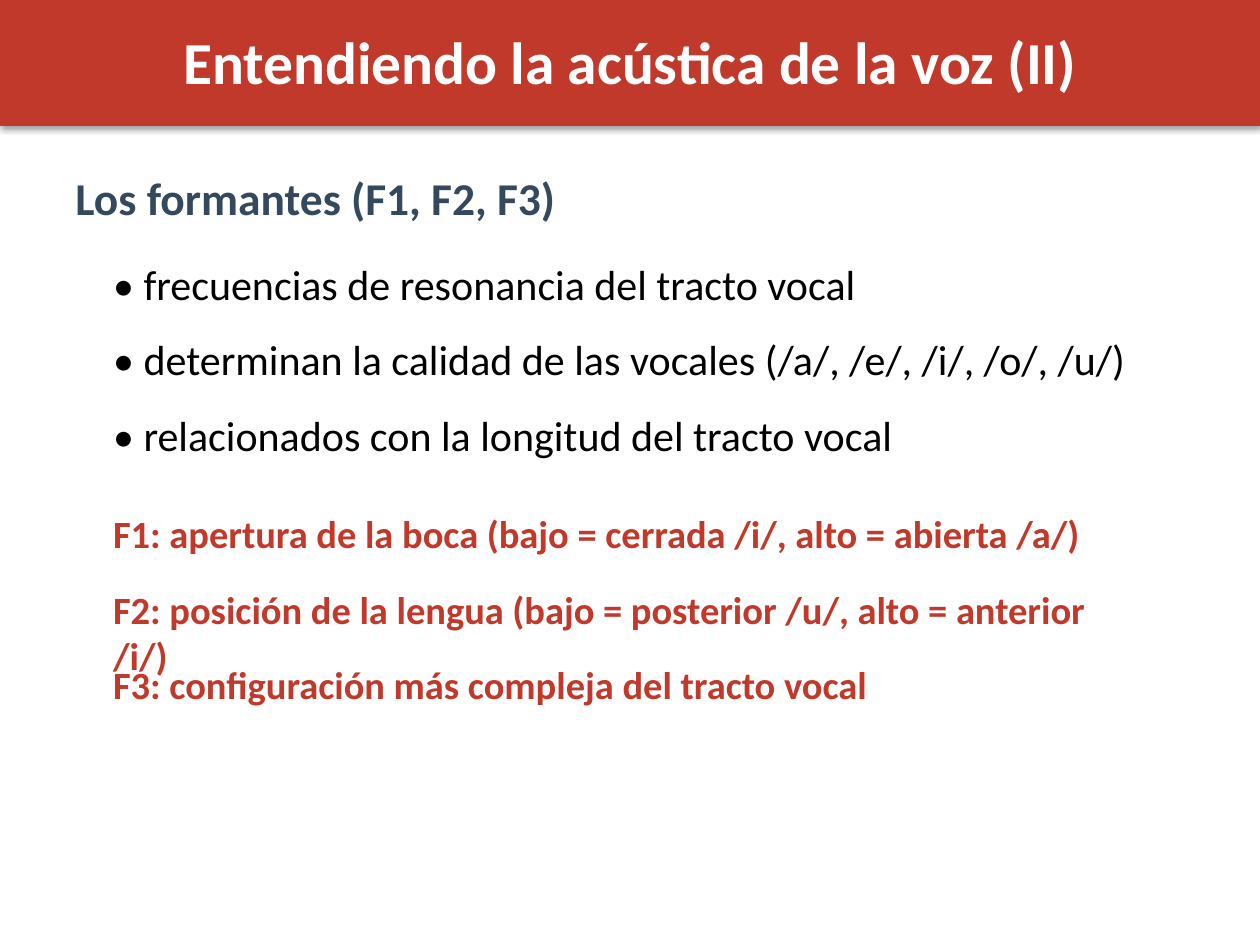
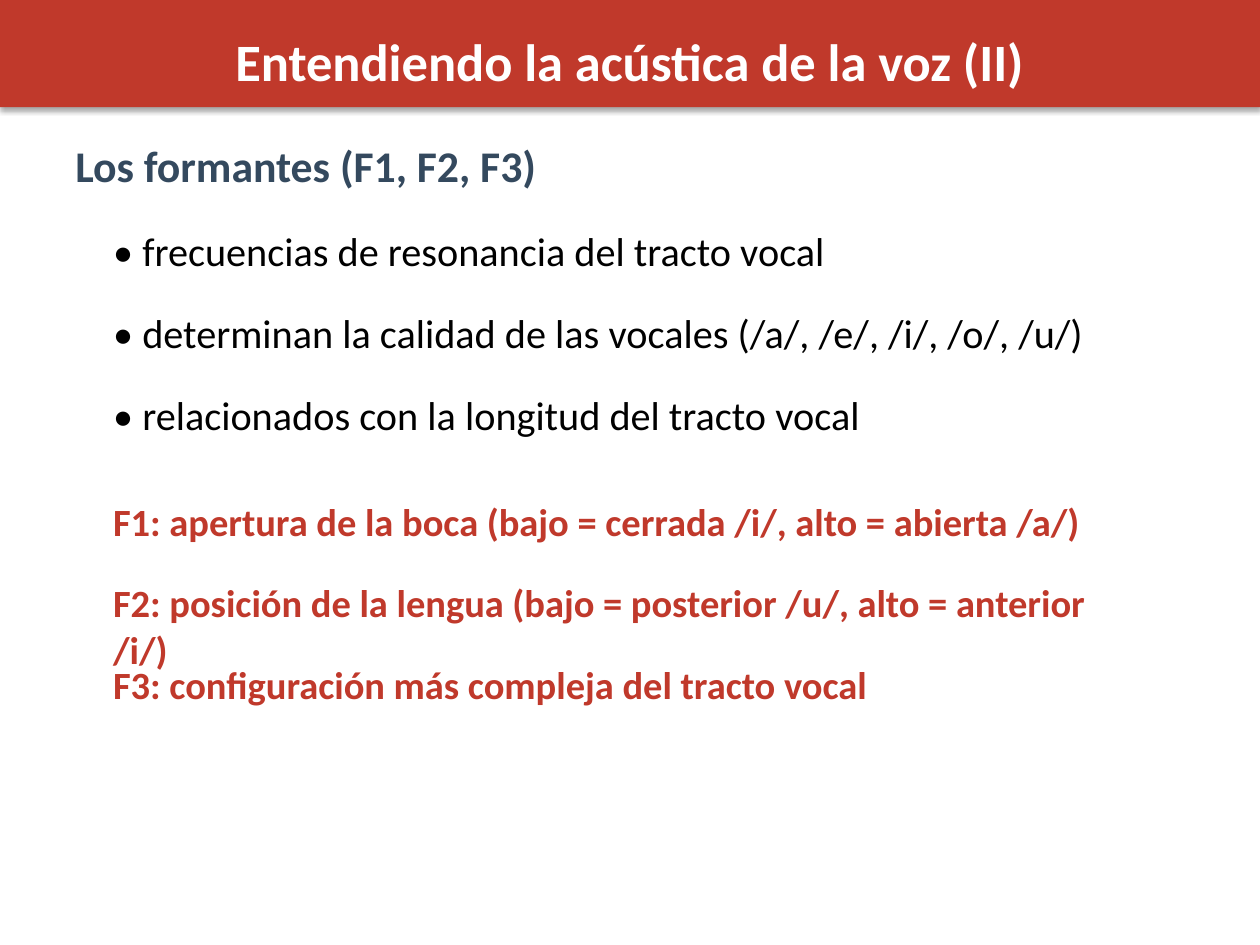
Before and after one commit to maquemmados/vozvozvoz, a slide deck: slide 8 of presentacion.pptx. Drawn at 1260x945 pixels with LibreOffice and Linux fonts; fonts in the diff are those of the drawing. Boxes give left, top, right and bottom in pixels: in the first picture for what was removed or moved away, otherwise in the second. Text is boxed around its words. In the diff, an @@ line names an element or a change of style, - is before the commit and + after.

```diff
--- a/presentacion.pptx
+++ b/presentacion.pptx
@@ rectangle: place and size @@
-rectangle at <box>0,0,1260,126</box>
+rectangle at <box>0,0,1260,107</box>
@@ text "Entendiendo la acústica de la ..." at <box>235,42,1024,89</box>: size 34 to 30 pt @@
@@ text "Los formantes (F1, F2, F3)": place and size @@
-text "Los formantes (F1, F2, F3)" at <box>75,181,555,222</box>
+text "Los formantes (F1, F2, F3)" at <box>75,149,536,189</box>
@@ text "Los formantes (F1, F2, F3)" at <box>75,149,536,189</box>: size 26 to 25 pt @@
@@ size 24 to 23 pt in 3 elements at <box>142,402,859,437</box>, <box>142,319,1082,354</box>, <box>142,238,824,267</box> @@
@@ text "• frecuencias de resonancia del ...": place and size @@
-text "• frecuencias de resonancia del ..." at <box>144,270,855,301</box>
+text "• frecuencias de resonancia del ..." at <box>142,238,824,267</box>
@@ text "• determinan la calidad de ...": place and size @@
-text "• determinan la calidad de ..." at <box>144,344,1125,381</box>
+text "• determinan la calidad de ..." at <box>142,319,1082,354</box>
@@ text "• relacionados con la longitud ...": place and size @@
-text "• relacionados con la longitud ..." at <box>144,421,892,459</box>
+text "• relacionados con la longitud ..." at <box>142,402,859,437</box>
@@ text "F1: apertura de la boca ...": place and size @@
-text "F1: apertura de la boca ..." at <box>113,519,1079,555</box>
+text "F1: apertura de la boca ..." at <box>113,507,1079,543</box>
@@ text "F2: posición de la lengua ..." rewrapped from <box>113,595,1085,631</box> to <box>113,588,1085,670</box> @@
```
Also in this commit, not shown: 19 other slides changed, 1 other file.
